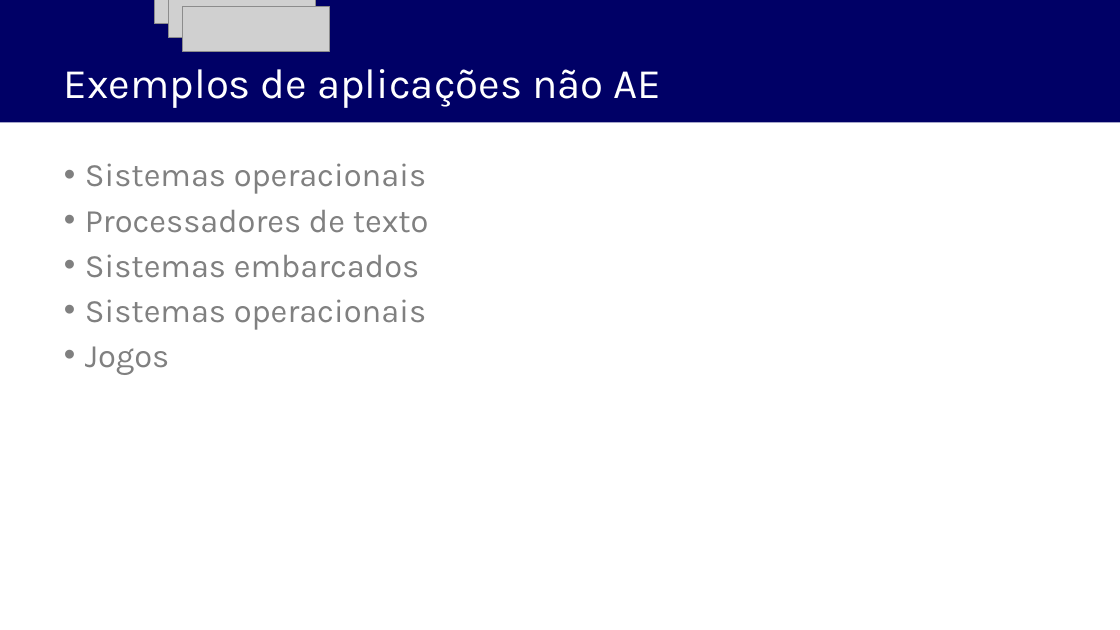
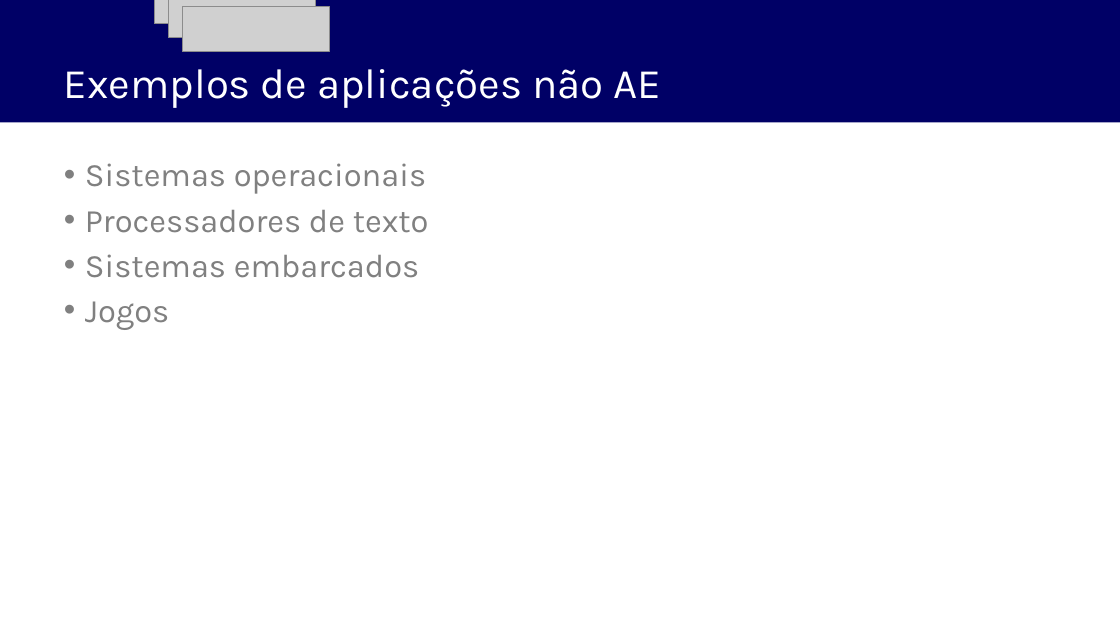
Before and after one commit to fabiomargarito/Cursos, a slide deck: slide 7 of ppt/Fundamentos em Arquitetura de Software com C# - Modulo 3.pptx. Drawn at 1120x630 pixels with LibreOffice and Linux fonts; fonts in the diff are those of the drawing; grey boxes stand for pictures; background and template pictures are left out. Boxes give left, top, right and bottom in pixels: in the first picture for what was removed or moved away, otherwise in the second. Text is boxed around its words. In the diff, an @@ line names an element or a change of style, - is before the commit and + after.

Commit message:
Atualizacao de Exemplos

```diff
--- a/ppt/Fundamentos em Arquitetura de Software com C# - Modulo 3.pptx
+++ b/ppt/Fundamentos em Arquitetura de Software com C# - Modulo 3.pptx
@@ text at (x1=85, y1=299, x2=426, y2=330): paragraph removed @@
-Sistemas operacionais
```
Also in this commit, not shown: 1 other slide changed, 27 other files.
